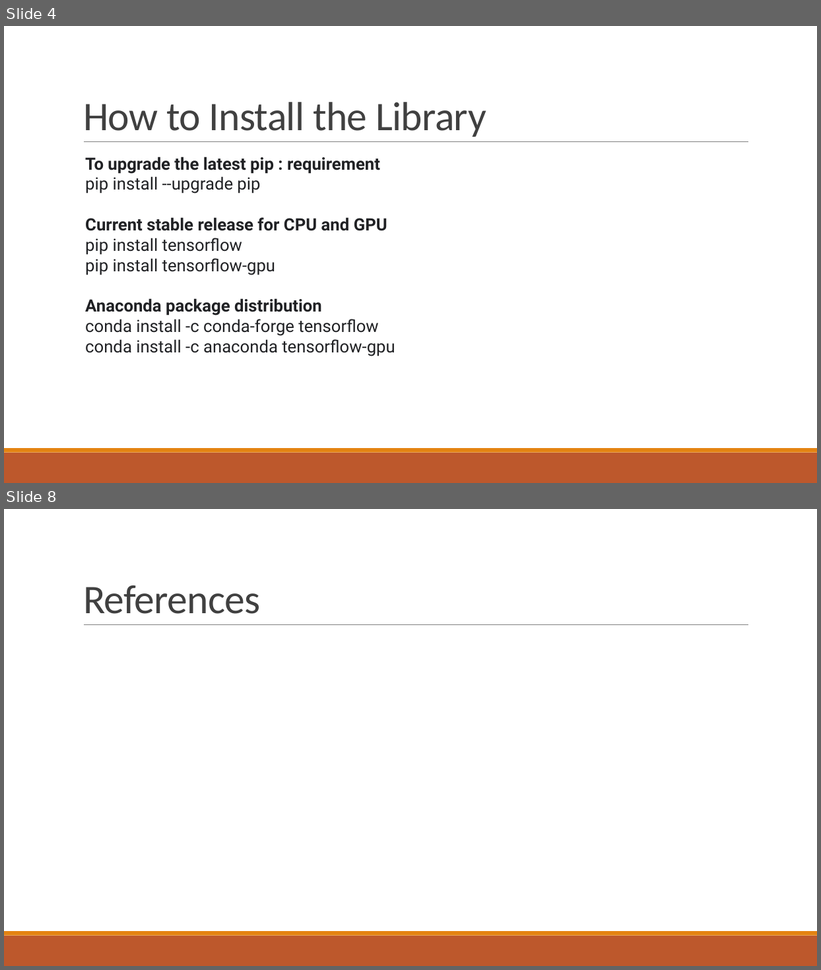
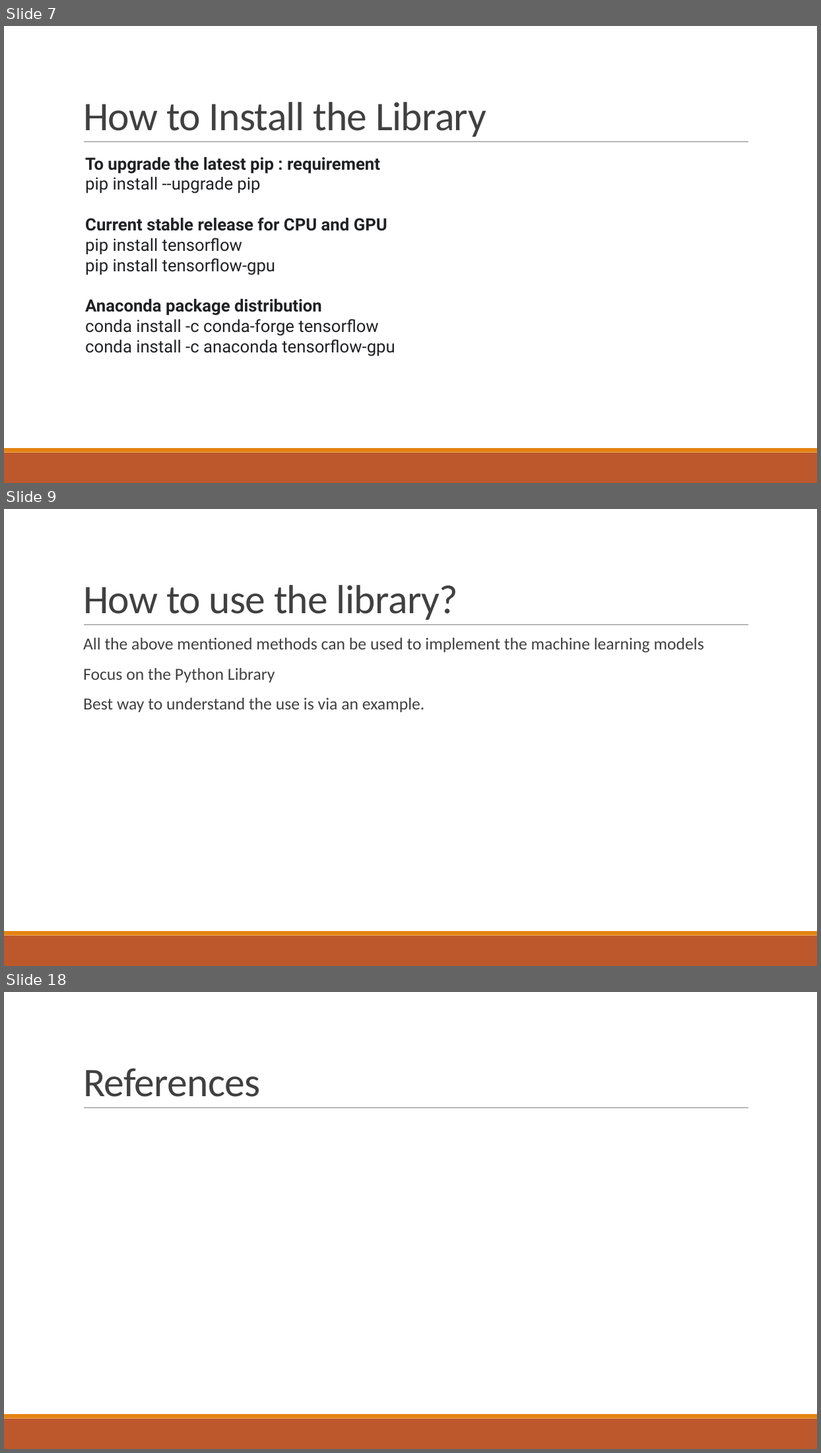
Before and after one commit to agx01/tf_presentation, a slide deck: Tensorflow_presentation.pptx. Shown one above the other, each under a label of ours: slides 4 and 8 before the commit, slides 7, 9 and 18 after it; the slides between them are not shown. The pictures are 821x970 and 821x1453 pixels, drawn with LibreOffice and Linux fonts; fonts in the diff are those of the drawing. Boxes give left, top, right and bottom in pixels: in the first picture for what was removed or moved away, otherwise in the second. Text is boxed around its words. In the diff, an @@ line names an element or a change of style, - is before the commit and + after.

```diff
--- a/Tensorflow_presentation.pptx
+++ b/Tensorflow_presentation.pptx
@@ slide 9 added at (4,509,817,966), background #FFFFFF; not listed: 3 template elements that a slide beside it also shows @@
@@ title added at (83,585,458,620), 48 pt, text #404040 @@
+How to use the library?
@@ text added at (83,638,704,712), 20 pt, text #404040 @@
+  All the above mentioned methods can be used to implement the machine learning models
+  Focus on the Python Library
+  Best way to understand the use is via an example.
@@ what was slide 4 is now slide 7 @@
@@ what was slide 8 is now slide 18 @@
```
Also in this commit, not shown: 3 slides changed, 11 other slides added, 2 slides removed, 7 other files.
